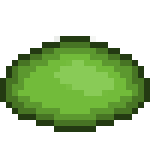
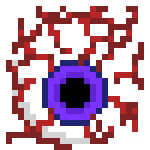
Layered file, before and after one edit (150px x 150px). Changes by layer:
hid group "Slime" (136 layers) over [0, 6, 150, 150]
showed group "eye" (1st of 2) (33 layers) over [0, 6, 150, 150]
added group "1" (6th of 6, in "eye" › "down") with 7 layers in group "down" over [0, 6, 150, 150]
added layer "Calque 20" (5th of 5, in "eye" › "down" › "1") in group "1" over [6, 6, 144, 150]
added layer "Calque 18" in group "1" over [60, 78, 90, 108]
added layer "Calque 19" in group "1" over [48, 66, 102, 120]
added layer "Calque 21" in group "1" over [42, 60, 108, 126]
added layer "Calque 22" (5th of 5, in "eye" › "down" › "1") in group "1" over [12, 60, 108, 144]
added layer "Calque 17" (5th of 5, in "eye" › "down" › "1") in group "1" over [12, 18, 138, 144]
